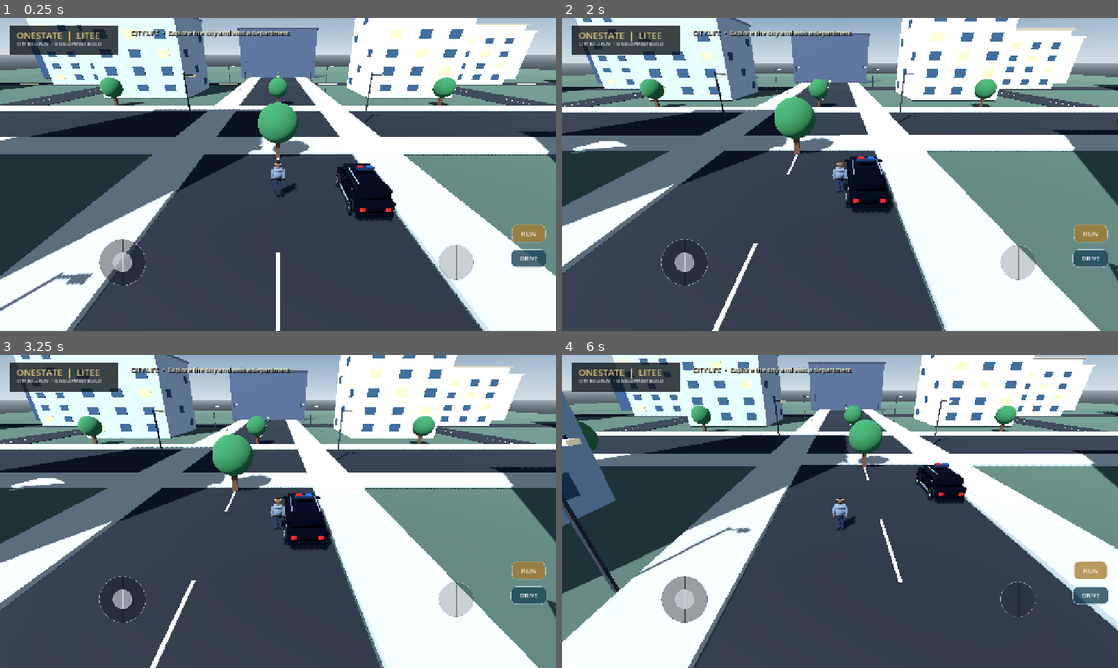
Above: before the commit, frames 1-4 (two rows, left to right).
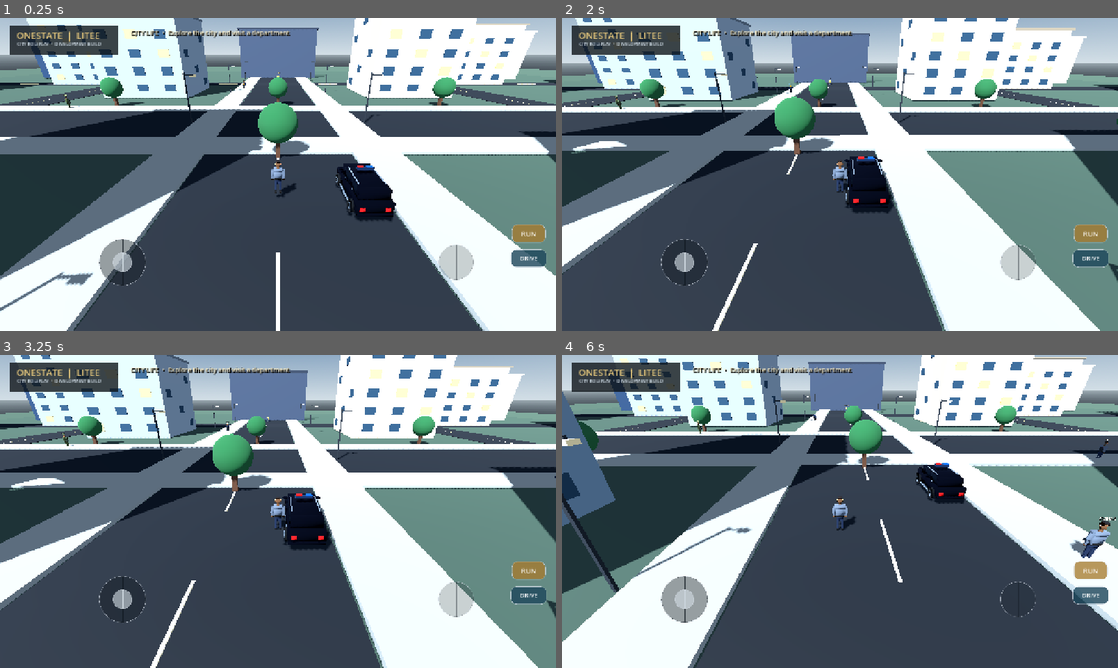
Above: after the commit, the same moments.

Repository: walid8769/Onestate-litee
Game: Godot game, scene res://scenes/main.tscn
Two runs of this game, one before a commit and one after it. Both use one fixed random seed, a clock stepped at 60 frames per second and the inputs below.
Inputs (mouse positions are in pixels of both pictures, inside the frame that each line leads up to):
- Up to frame 1 (0.25 s): no input
- Up to frame 2 (2 s): tap Enter at 0.5 s; move the mouse to (962, 158) at 0.52 s; hold D (move_right) 0.53-1.25 s; hold Shift (run) 0.53-1.25 s; click (962, 158) at 0.67 s; tap Space (jump) at 0.77 s; drag from (728, 190) to (812, 237) at 1.27 s
- Up to frame 3 (3.25 s): move the mouse to (333, 442) at 2.02 s; hold D (move_right) 2.03-2.75 s; hold Shift (run) 2.03-2.75 s; drag from (250, 574) to (111, 464) at 2.77 s
- Up to frame 4 (6 s): tap Space (jump) at 3.5, 3.77 s; move the mouse to (1006, 558) at 3.52 s; hold A (move_left) 3.53-4.25 s; hold Shift (run) 3.53-4.25 s; drag from (673, 464) to (756, 433) at 4.27 s; move the mouse to (867, 511) at 5.02 s; hold S (move_back) 5.03-5.75 s; hold Shift (run) 5.03-5.75 s; click (867, 511) at 5.17 s; drag from (756, 433) to (728, 527) at 5.77 s

The runs differ from the first frame. In frame 1, less than 0.1% of the frame differs, in the area x 11-45%, y 19-29%; in frame 2, less than 0.1%; in frame 3, less than 0.1%; in frame 4, 0.5%, in the area x 24-100%, y 19-65%.
Error before the commit: Parse Error: Cannot infer the type of "tone_seed" variable because the value doesn't have a set type. (res://scripts/npc.gd:53)

Commit message:
Fix NPC skin tone type inference compile error

Diff:
--- a/godot/scripts/npc.gd
+++ b/godot/scripts/npc.gd
@@ -50,7 +50,7 @@
 
 
 func _add_npc_appearance() -> void:
-	var tone_seed := abs(hash(str(get_instance_id()))) % 5
+	var tone_seed: int = abs(hash(str(get_instance_id()))) % 5
 	var skin_tones := [Color(0.88, 0.67, 0.49), Color(0.72, 0.48, 0.34), Color(0.55, 0.34, 0.23), Color(0.39, 0.25, 0.19), Color(0.94, 0.76, 0.60)]
 	var skin := _npc_material(skin_tones[tone_seed], 0.76)
 	var hair_color := Color(0.055, 0.045, 0.04) if faction_name != "ARMY" else Color(0.12, 0.13, 0.10)
